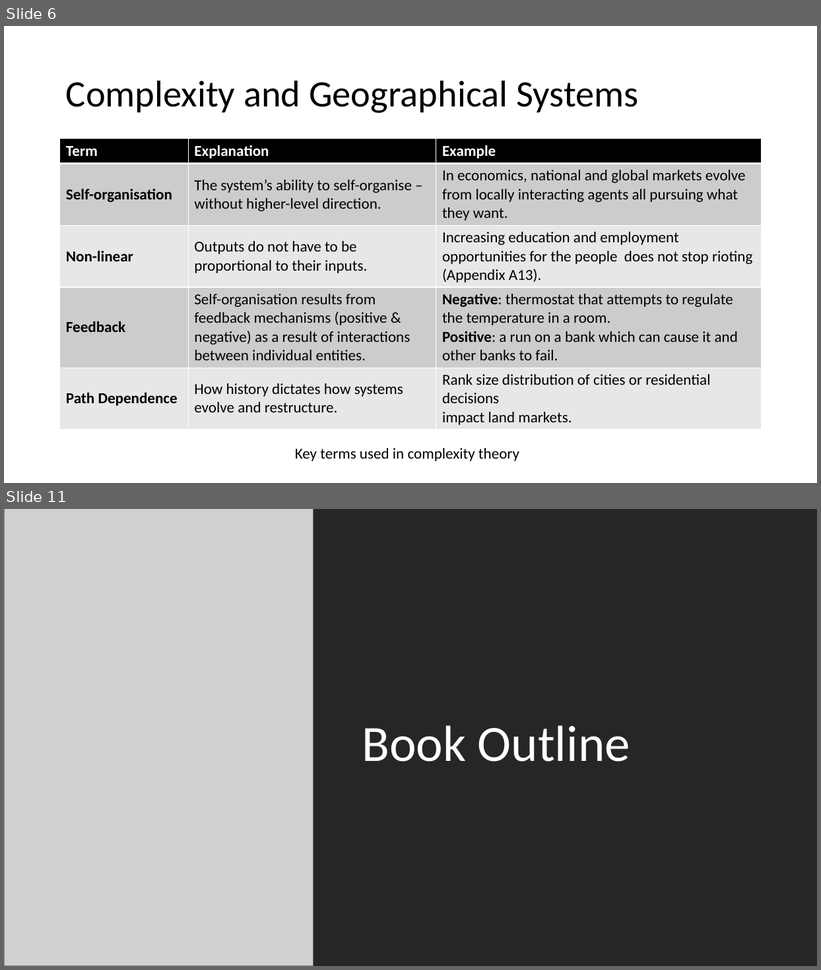
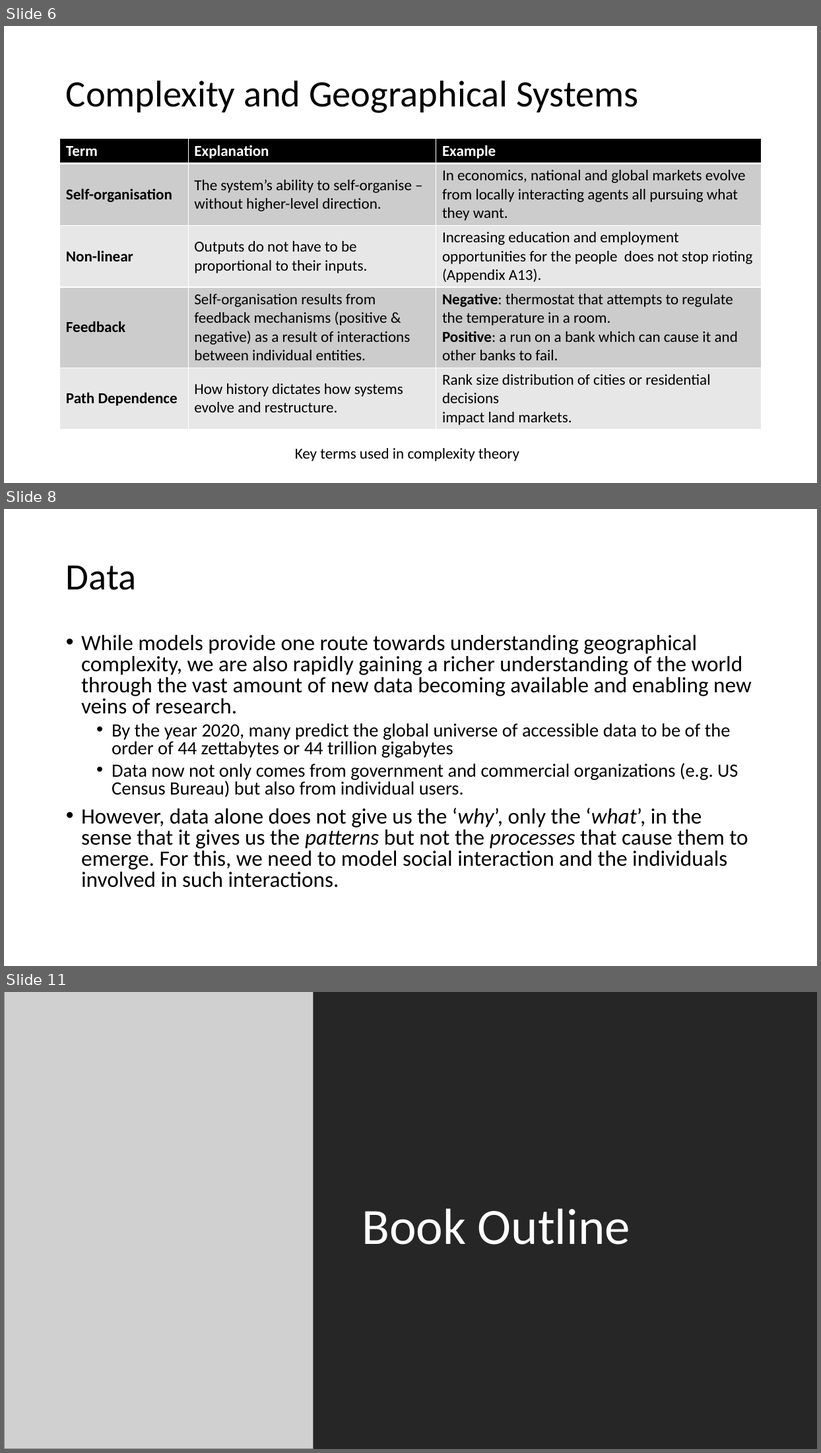
Before and after one commit to abmgis/abmgis, a slide deck: Chapter01-ABMGIS/Chapter1.pptx. Shown one above the other, each under a label of ours: slides 6 and 11 before the commit, slides 6, 8 and 11 after it; the slides between them are not shown. The pictures are 821x970 and 821x1453 pixels, drawn with LibreOffice and Linux fonts; fonts in the diff are those of the drawing; grey boxes stand for pictures. Boxes give left, top, right and bottom in pixels: in the first picture for what was removed or moved away, otherwise in the second. Text is boxed around its words. In the diff, an @@ line names an element or a change of style, - is before the commit and + after.

```diff
--- a/Chapter01-ABMGIS/Chapter1.pptx
+++ b/Chapter01-ABMGIS/Chapter1.pptx
@@ slide 8 added at bbox=[4, 509, 817, 966], background #FFFFFF @@
@@ title added at bbox=[66, 565, 137, 590], 44 pt, text #000000 @@
+Data
@@ text added at bbox=[81, 635, 752, 888], 25.9 pt, text #000000 @@
+• While models provide one route towards understanding geographical complexity, we are also rapidly gaining a richer understanding of the world through the vast amount of new data becoming available and enabling new veins of research.
+  • By the year 2020, many predict the global universe of accessible data to be of the order of 44 zettabytes or 44 trillion gigabytes
+  • Data now not only comes from government and commercial organizations (e.g. US Census Bureau) but also from individual users.
+• However, data alone does not give us the ‘why’, only the ‘what’, in the sense that it gives us the patterns but not the processes that cause them to emerge. For this, we need to model social interaction and the individuals involved in such interactions.
```
Also in this commit, not shown: 3 slides changed, 7 other slides added, 11 slides removed.
